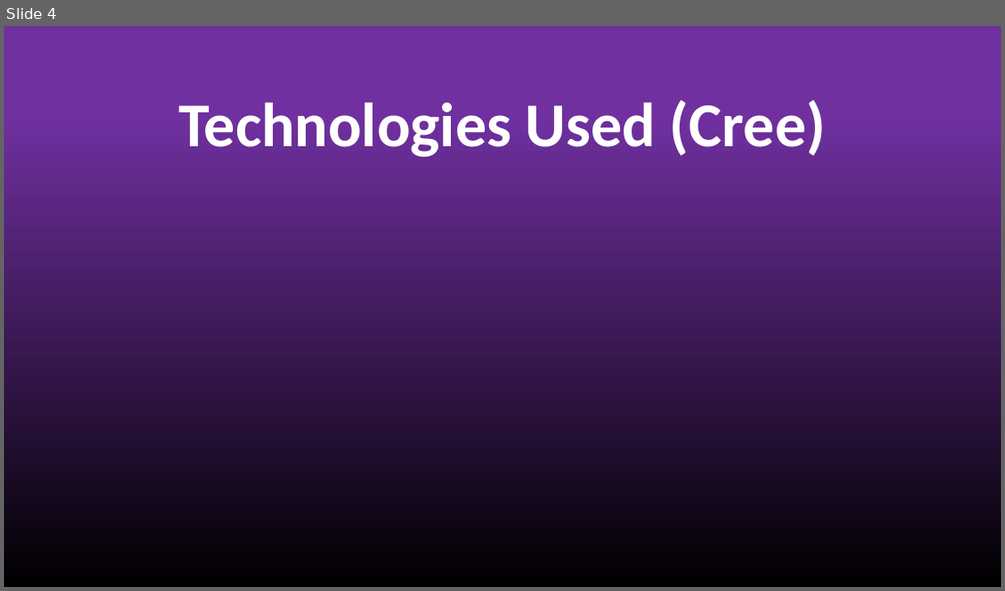
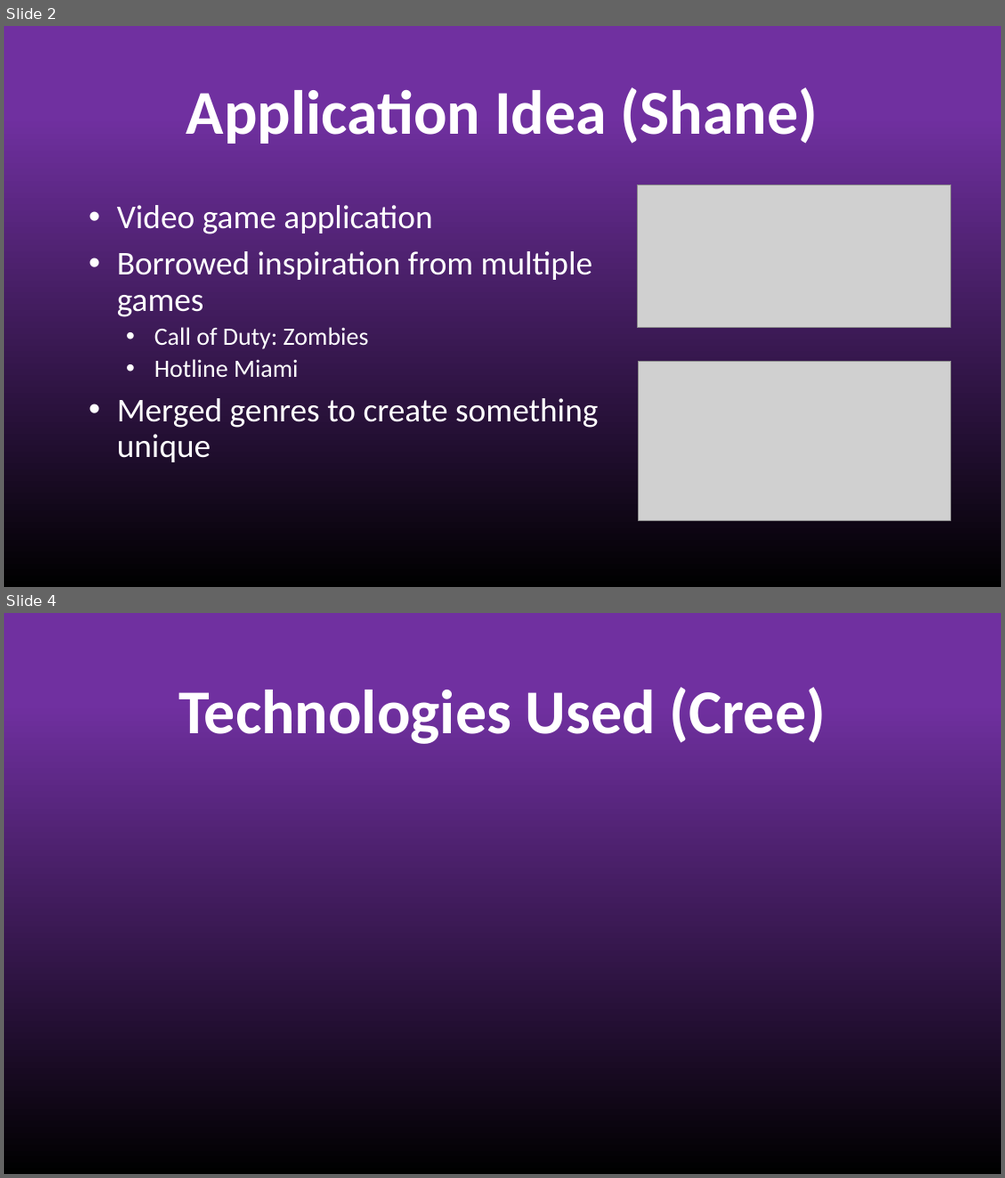
Before and after one commit to shanem1996/Plague_Panic, a slide deck: MIDPOINT PRESENTATION/MidPoint Presentation.pptx. Shown one above the other, each under a label of ours: slide 4 before the commit, slides 2 and 4 after it; the slides between them are not shown. The pictures are 1005x591 and 1005x1178 pixels, drawn with LibreOffice and Linux fonts; fonts in the diff are those of the drawing; grey boxes stand for pictures. Boxes give left, top, right and bottom in pixels: in the first picture for what was removed or moved away, otherwise in the second. Text is boxed around its words. In the diff, an @@ line names an element or a change of style, - is before the commit and + after.

Commit message:
Shane's presentation completed

```diff
--- a/MIDPOINT PRESENTATION/MidPoint Presentation.pptx
+++ b/MIDPOINT PRESENTATION/MidPoint Presentation.pptx
@@ slide 2 added at box(4, 26, 1001, 587), background gradient #7030A0 to #000000 @@
@@ title added at box(186, 87, 817, 143), 60 pt, text #FFFFFF, bold @@
+Application Idea (Shane)
@@ picture added at box(638, 184, 952, 327) @@
@@ subtitle added at box(117, 205, 598, 462), 32 pt, text #FFFFFF @@
+• Video game application
+• Borrowed inspiration from multiple games
+  • Call of Duty: Zombies
+  • Hotline Miami
+• Merged genres to create something unique
@@ picture added at box(638, 361, 952, 520) @@
```
Also in this commit, not shown: 2 slides changed, 1 slide removed, 2 other files.
